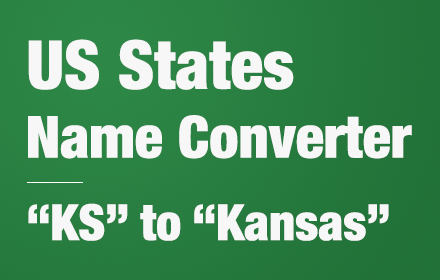
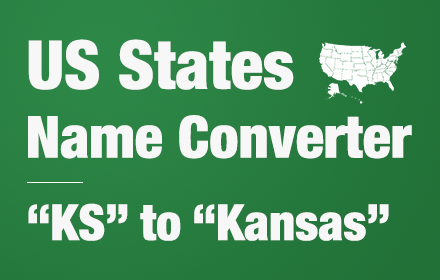
Layer changes from the first 440 × 280 image to the second:
added layer "icon" above "Shape 1" over 319, 42, 407, 104
